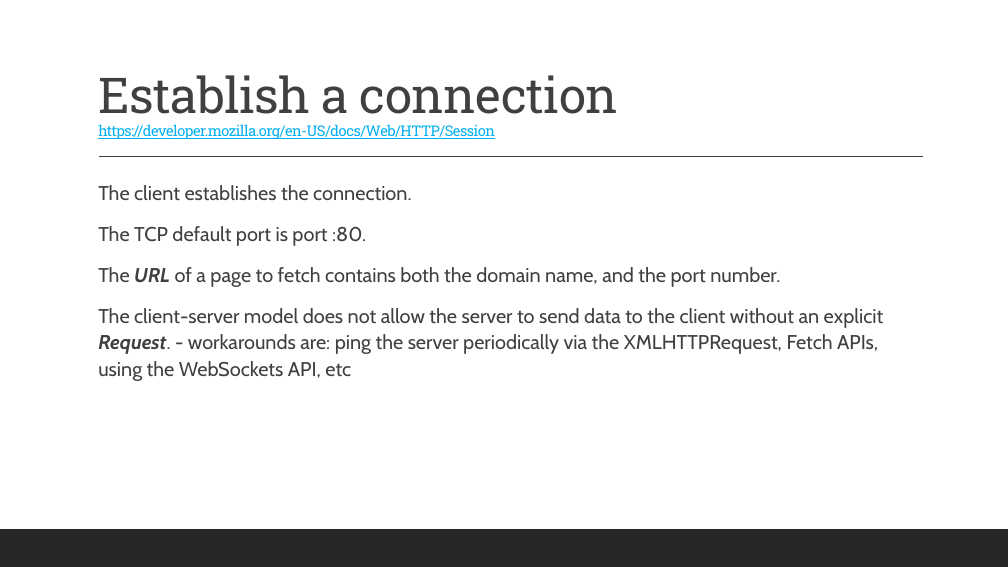
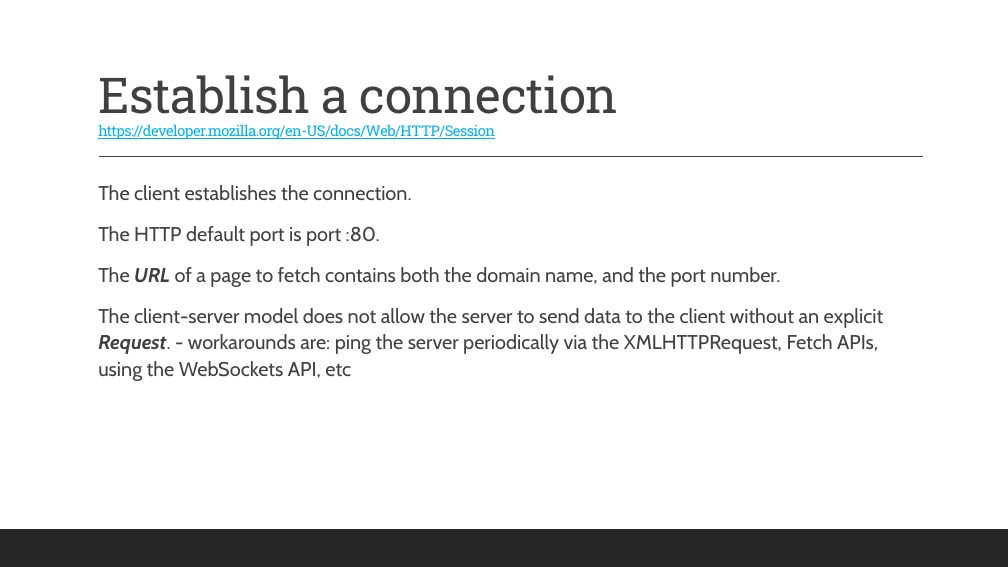
Before and after one commit to 2002-feb24-net/trainer-code, a slide deck: slide 5 of REPO_MarksCodeAndPPTs/DotNetPPTs/dotnetWeek3Ppts/D13_.NET_HTTPRequestLifeCycle.pptx. Drawn at 1008x567 pixels with LibreOffice and Linux fonts; fonts in the diff are those of the drawing. Boxes give left, top, right and bottom in pixels: in the first picture for what was removed or moved away, otherwise in the second. Text is boxed around its words. In the diff, an @@ line names an element or a change of style, - is before the commit and + after.

```diff
--- a/REPO_MarksCodeAndPPTs/DotNetPPTs/dotnetWeek3Ppts/D13_.NET_HTTPRequestLifeCycle.pptx
+++ b/REPO_MarksCodeAndPPTs/DotNetPPTs/dotnetWeek3Ppts/D13_.NET_HTTPRequestLifeCycle.pptx
@@ text at [98, 226, 380, 246]: text changed @@
-  The TCP default port is port :80.
+  The HTTP default port is port :80.
```
Also in this commit, not shown: 57 other files.
